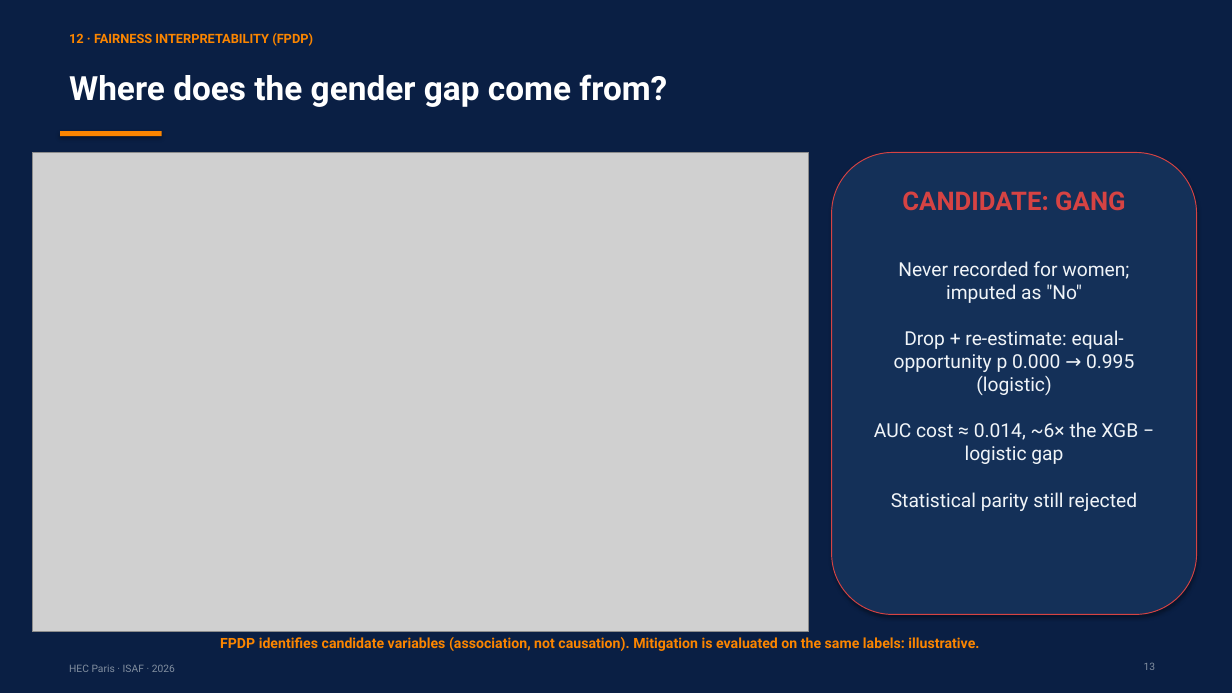
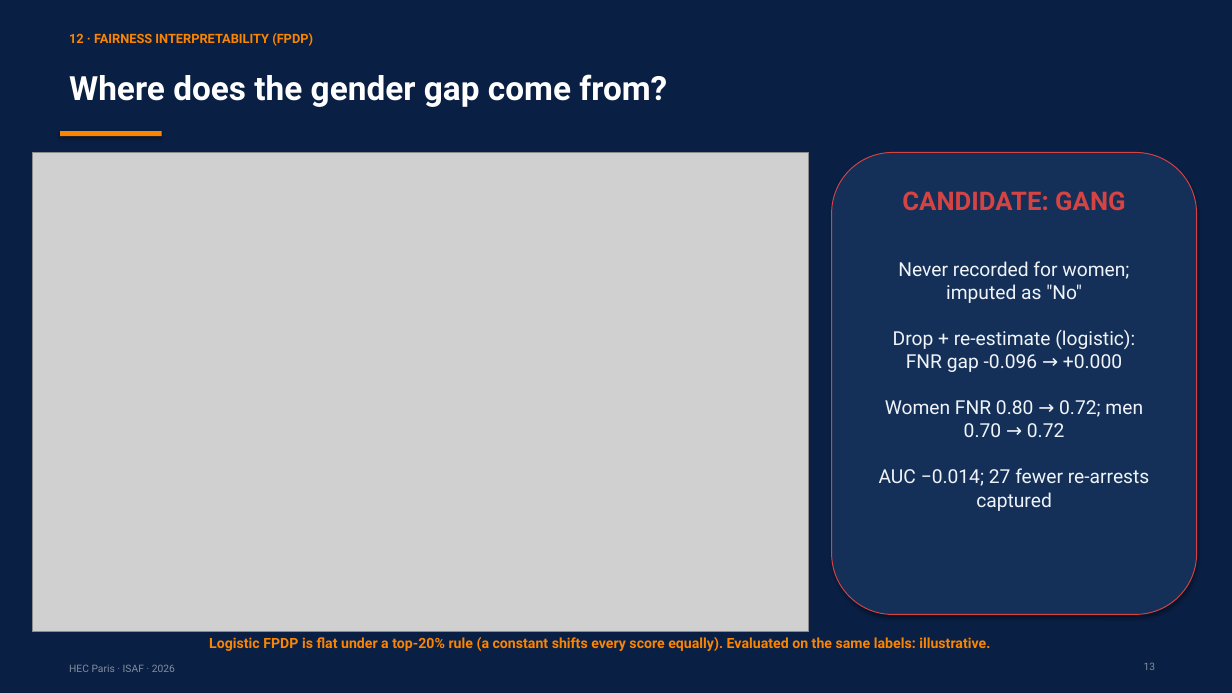
Before and after one commit to RyanBalech/recidivism-forecasting-analysis, a slide deck: slide 13 of reports/ISAF_Recidivism_Presentation.pptx. Drawn at 1232x693 pixels with LibreOffice and Linux fonts; fonts in the diff are those of the drawing; grey boxes stand for pictures. Boxes give left, top, right and bottom in pixels: in the first picture for what was removed or moved away, otherwise in the second. Text is boxed around its words. In the diff, an @@ line names an element or a change of style, - is before the commit and + after.

```diff
--- a/reports/ISAF_Recidivism_Presentation.pptx
+++ b/reports/ISAF_Recidivism_Presentation.pptx
@@ text at (879, 261, 1150, 511): text changed @@
-Never recorded for women; imputed as "No"
-Drop + re-estimate: equal-opportunity p 0.000 → 0.995 (logistic)
-AUC cost ≈ 0.014, ~6× the XGB − logistic gap
-Statistical parity still rejected
+Never recorded for women; imputed as "No"
+Drop + re-estimate (logistic): FNR gap -0.096 → +0.000
+Women FNR 0.80 → 0.72; men 0.70 → 0.72
+AUC −0.014; 27 fewer re-arrests captured
@@ text at (209, 637, 990, 651): text changed @@
-FPDP identifies candidate variables (association, not causation). Mitigation is evaluated on the same labels: illustrative.
+Logistic FPDP is flat under a top-20% rule (a constant shifts every score equally). Evaluated on the same labels: illustrative.
```
Also in this commit, not shown: 6 other slides changed, 13 other files.
